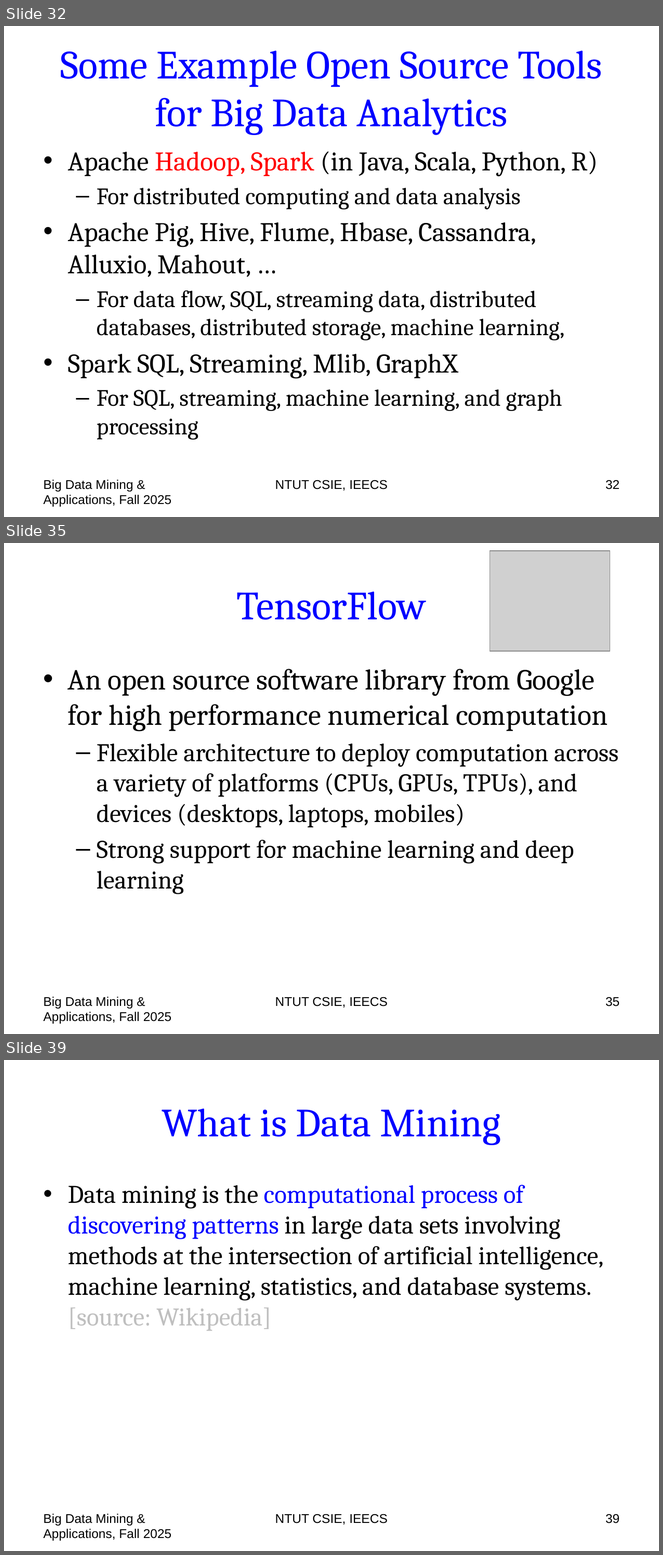
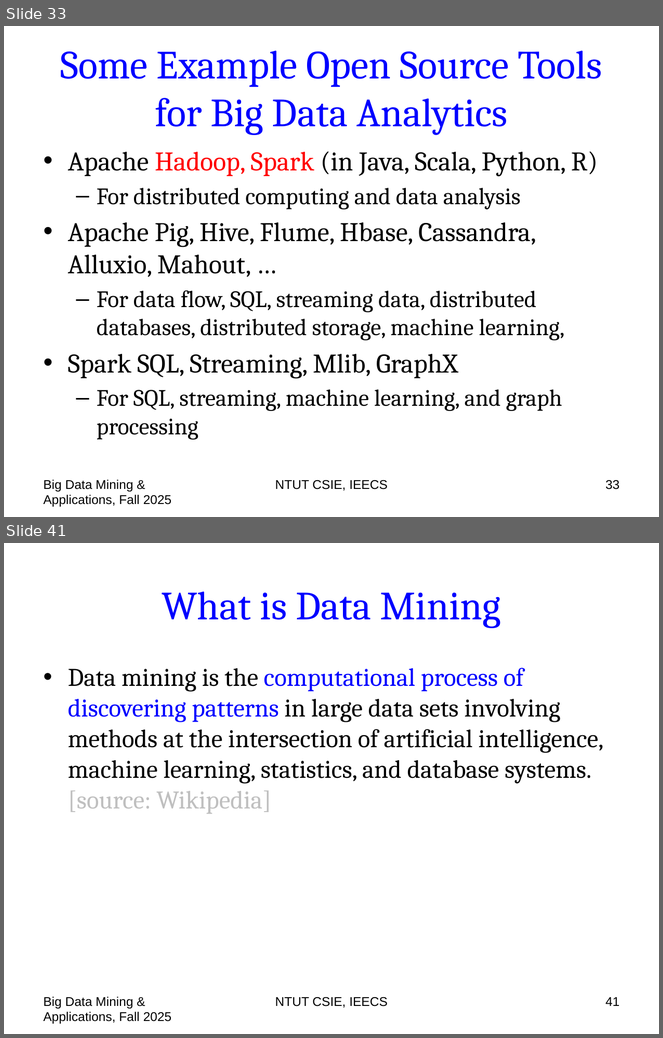
Before and after one commit to chriswjh/chriswjh.github.io, a slide deck: BDM/00-overview.pptx. Shown one above the other, each under a label of ours: slides 32, 35 and 39 before the commit, slides 33 and 41 after it; the slides between them are not shown. The pictures are 663x1555 and 663x1038 pixels, drawn with LibreOffice and Linux fonts; fonts in the diff are those of the drawing; grey boxes stand for pictures. Boxes give left, top, right and bottom in pixels: in the first picture for what was removed or moved away, otherwise in the second. Text is boxed around its words. In the diff, an @@ line names an element or a change of style, - is before the commit and + after.

```diff
--- a/BDM/00-overview.pptx
+++ b/BDM/00-overview.pptx
@@ slide 35 removed at [4,543,659,1034], background #FFFFFF @@
@@ picture removed at [490,551,610,651] @@
@@ title removed at [237,591,426,620] @@
-TensorFlow
@@ text removed at [68,669,619,895] @@
-• An open source software library from Google for high performance numerical computation
-  – Flexible architecture to deploy computation across a variety of platforms (CPUs, GPUs, TPUs), and devices (desktops, laptops, mobiles)
-  – Strong support for machine learning and deep learning
@@ text removed at [44,997,172,1024] @@
-Big Data Mining & Applications, Fall 2025
@@ text removed at [275,997,388,1008] @@
-NTUT CSIE, IEECS
@@ page number removed at [606,997,620,1007] @@
-35
@@ what was slide 32 is now slide 33 @@
@@ page number at [606,480,620,490]: text changed @@
-32
+33
@@ what was slide 39 is now slide 41 @@
@@ page number at [606,997,620,1006]: text changed @@
-39
+41
```
Also in this commit, not shown: 2 slides changed, 1 slide added, 4 other slides removed.
